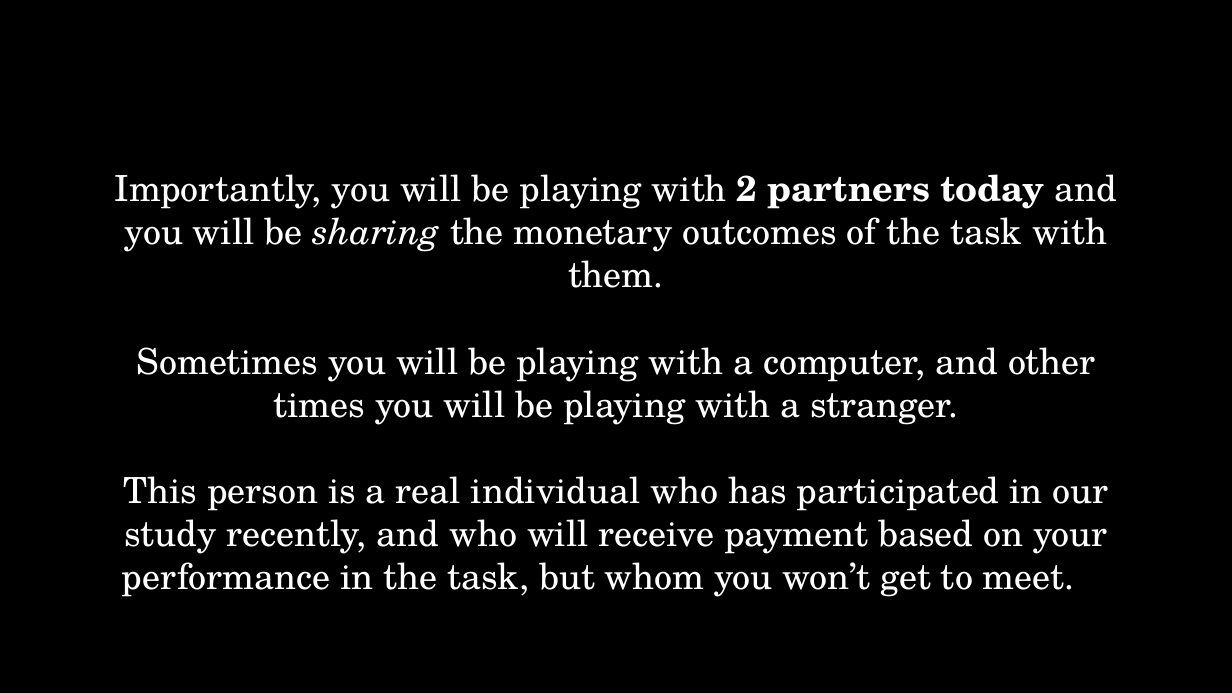
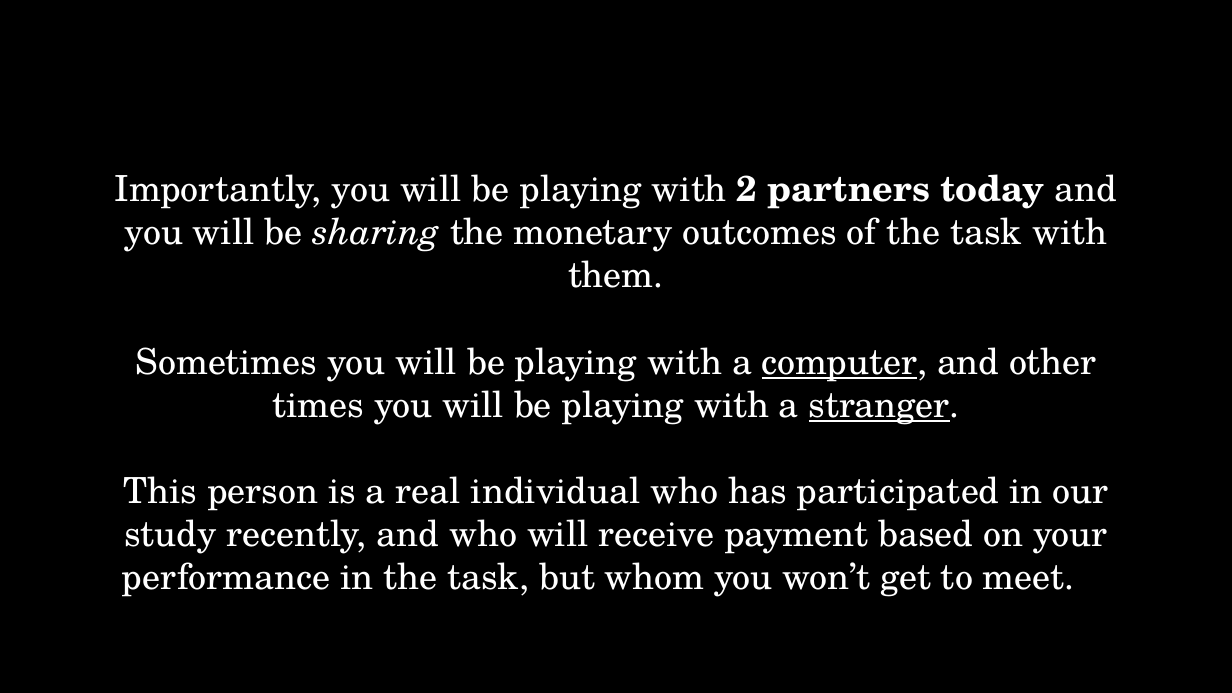
Before and after one commit to DVS-Lab/night-owls, a slide deck: slide 3 of sharedreward/Instructions.pptx (slide 4 before the commit). Drawn at 1232x693 pixels with LibreOffice and Linux fonts; fonts in the diff are those of the drawing. Boxes give left, top, right and bottom in pixels: in the first picture for what was removed or moved away, otherwise in the second. Text is boxed around its words. In the diff, an @@ line names an element or a change of style, - is before the commit and + after.

```diff
--- a/sharedreward/Instructions.pptx
+++ b/sharedreward/Instructions.pptx
@@ text at box(136, 347, 1096, 425): underline on in "computer, stranger." @@
```
Also in this commit, not shown: 2 other slides changed, 1 slide removed, 35 other files.
